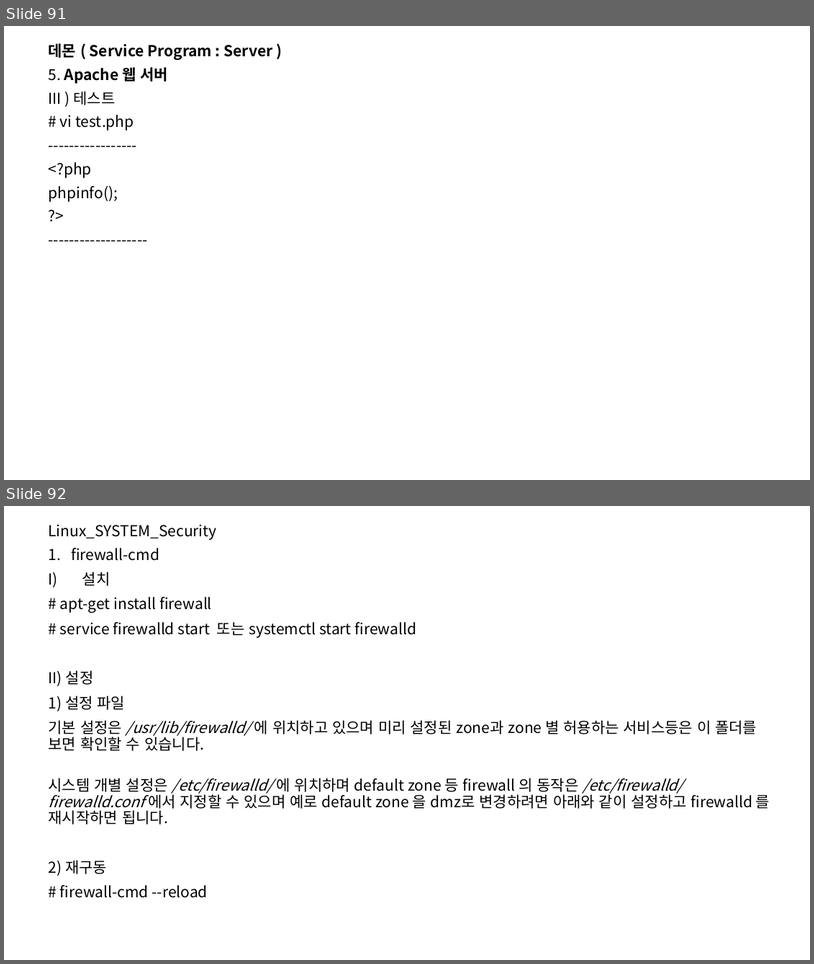
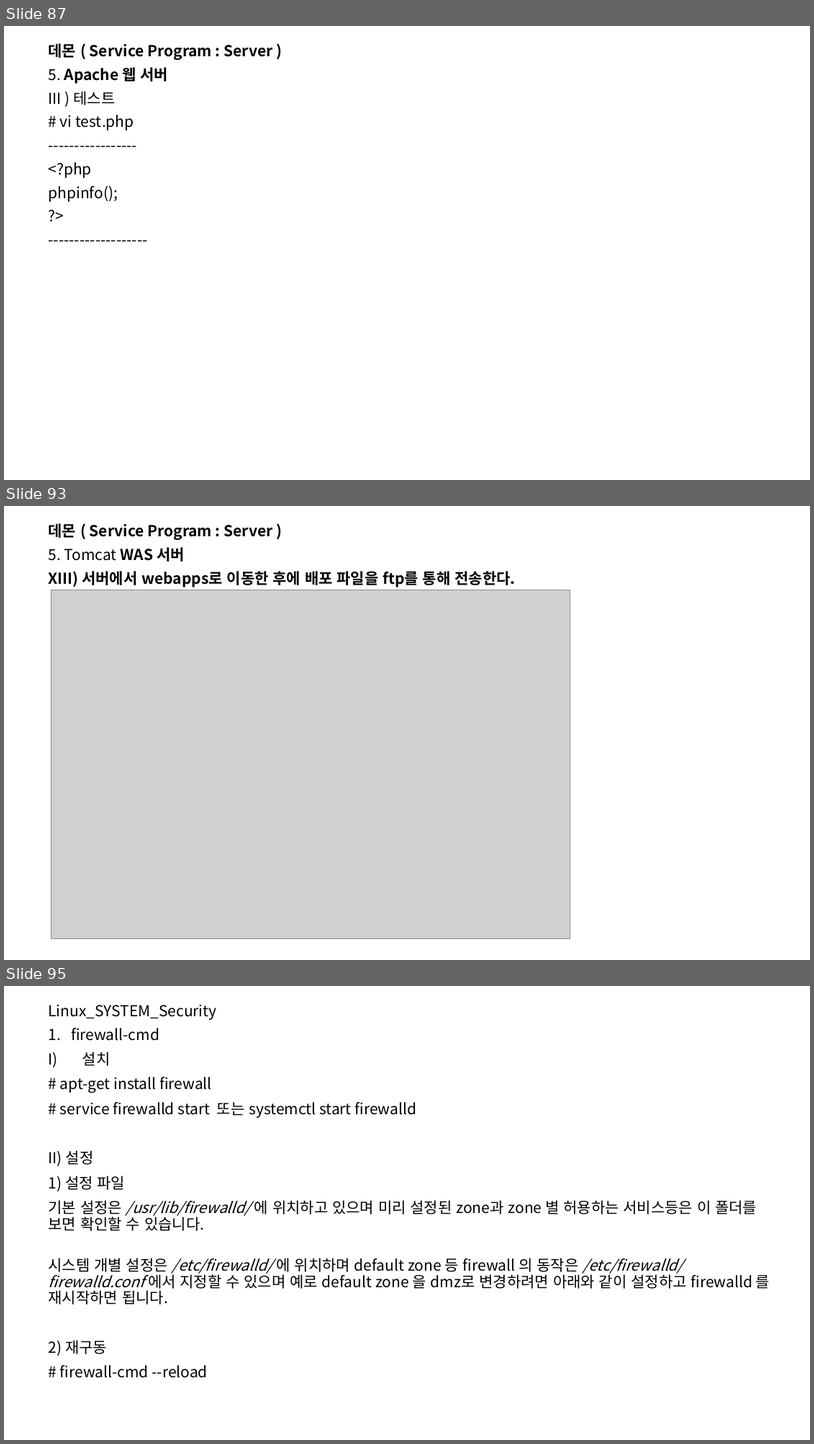
Before and after one commit to SoongMoo/PBL_3st_20231228, a slide deck: linux/리눅스.pptx. Shown one above the other, each under a label of ours: slides 91 and 92 before the commit, slides 87, 93 and 95 after it; the slides between them are not shown. The pictures are 814x964 and 814x1444 pixels, drawn with LibreOffice and Linux fonts; fonts in the diff are those of the drawing; grey boxes stand for pictures. Boxes give left, top, right and bottom in pixels: in the first picture for what was removed or moved away, otherwise in the second. Text is boxed around its words. In the diff, an @@ line names an element or a change of style, - is before the commit and + after.

```diff
--- a/linux/리눅스.pptx
+++ b/linux/리눅스.pptx
@@ slide 93 added at (4,506,810,960), background #FFFFFF @@
@@ subtitle added at (49,523,515,587), 18 pt, text #000000, bold @@
+데몬 ( Service Program : Server )
+5. Tomcat WAS 서버
+XIII) 서버에서 webapps로 이동한 후에 배포 파일을 ftp를 통해 전송한다.
@@ picture added at (52,590,571,939) @@
@@ what was slide 91 is now slide 87 @@
@@ what was slide 92 is now slide 95 @@
```
Also in this commit, not shown: 1 slide changed, 6 other slides added, 4 slides removed.
